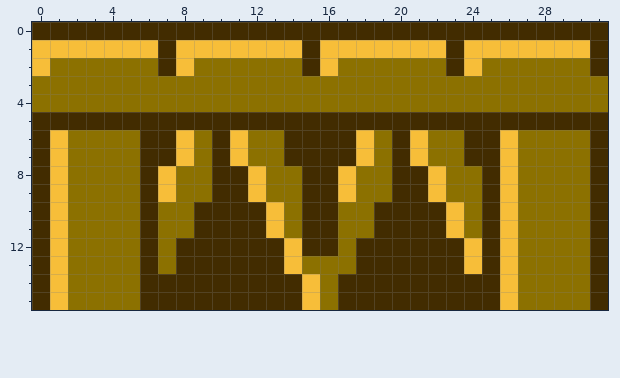
Pixel-art sprite, stored at gamecherry/debug/images/tower/wall_01_32x16.png. That is the earlier state.
The file is 32x16 pixels.
Now the later version:
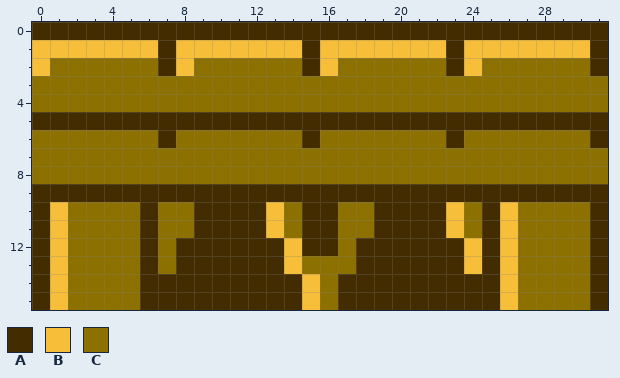
Palette (. is transparent): A #422c00  B #f7be39  C #8c7100
Difference:
{"y":6,"x":0,"old":"AB","new":"CC"}
{"y":6,"x":6,"old":"A","new":"C"}
{"y":6,"x":8,"old":"B","new":"C"}
{"y":6,"x":10,"old":"AB","new":"CC"}
{"y":6,"x":14,"old":"A","new":"C"}
{"y":6,"x":16,"old":"AAB","new":"CCC"}
{"y":6,"x":20,"old":"AB","new":"CC"}
{"y":6,"x":23,"old":"CAAB","new":"ACCC"}
{"y":7,"x":0,"old":"AB","new":"CC"}
{"y":7,"x":6,"old":"AAB","new":"CCC"}
{"y":7,"x":10,"old":"AB","new":"CC"}
{"y":7,"x":14,"old":"AAAAB","new":"CCCCC"}
{"y":7,"x":20,"old":"AB","new":"CC"}
{"y":7,"x":24,"old":"AAB","new":"CCC"}
{"y":7,"x":31,"old":"A","new":"C"}
{"y":8,"x":0,"old":"AB","new":"CC"}
{"y":8,"x":6,"old":"AB","new":"CC"}
{"y":8,"x":10,"old":"AAB","new":"CCC"}
{"y":8,"x":15,"old":"AAB","new":"CCC"}
{"y":8,"x":20,"old":"AAB","new":"CCC"}
{"y":8,"x":25,"old":"AB","new":"CC"}
{"y":8,"x":31,"old":"A","new":"C"}
{"y":9,"x":1,"old":"BCCCC","new":"AAAAA"}
{"y":9,"x":7,"old":"BCC","new":"AAA"}
{"y":9,"x":12,"old":"BCC","new":"AAA"}
{"y":9,"x":17,"old":"BCC","new":"AAA"}
{"y":9,"x":22,"old":"BCC","new":"AAA"}
{"y":9,"x":26,"old":"BCCCC","new":"AAAAA"}
